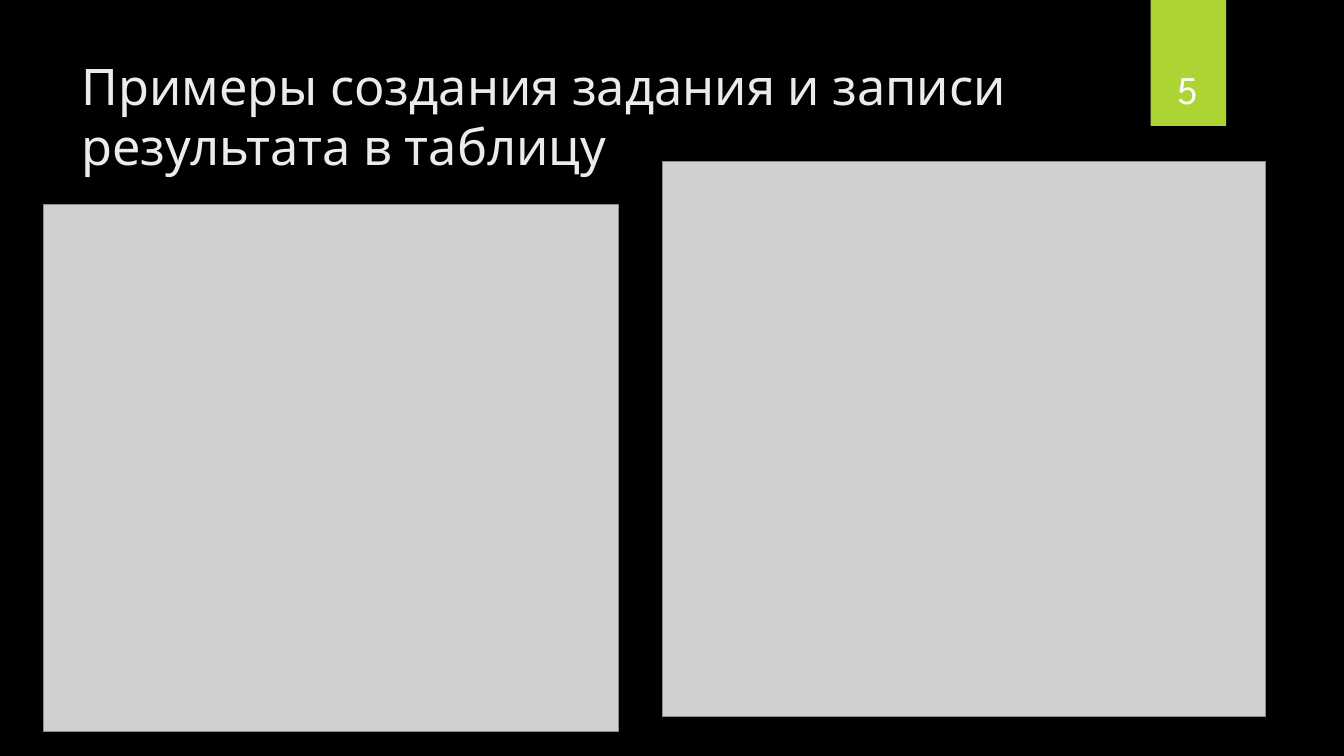
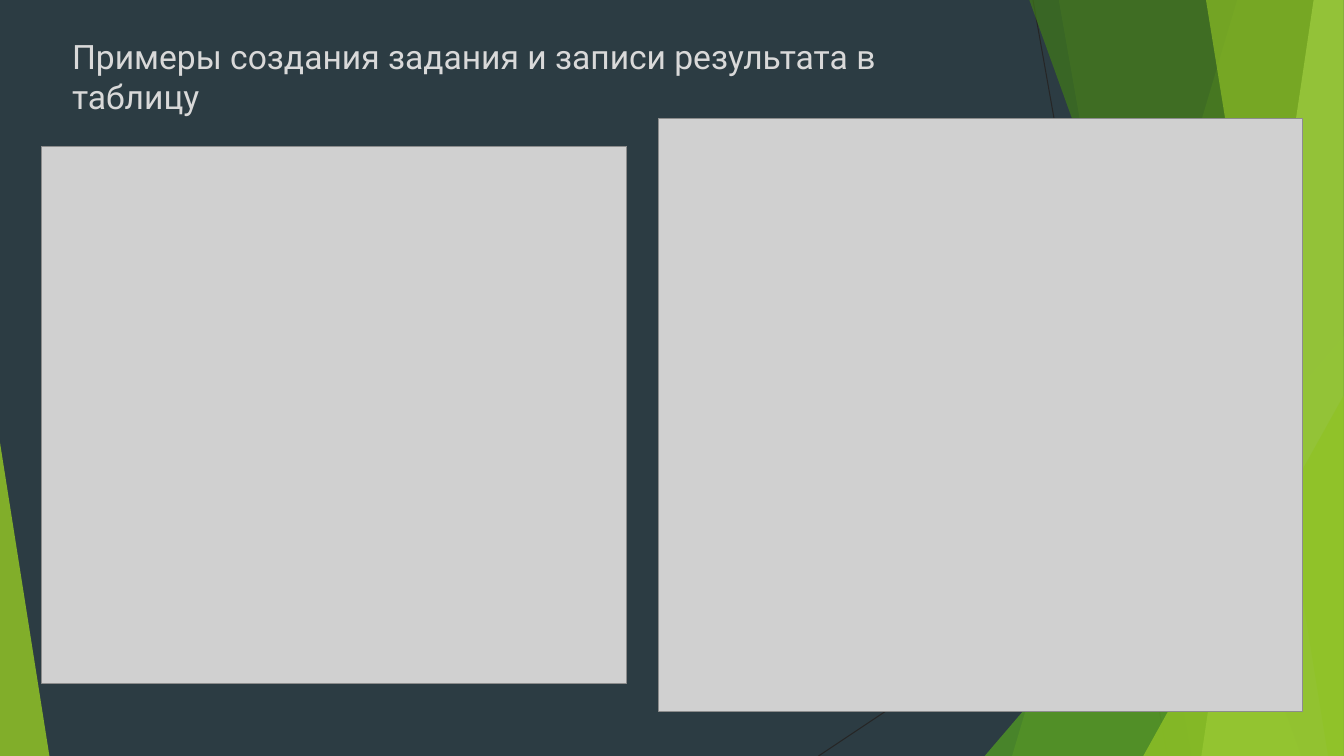
Before and after one commit to BorislavTimoshin/TaskCompletionDiary, a slide deck: slide 7 of description_project/Презентация.pptx (slide 5 before the commit). Drawn at 1344x756 pixels with LibreOffice and Linux fonts; fonts in the diff are those of the drawing; grey boxes stand for pictures; background and template pictures are left out. Boxes give left, top, right and bottom in pixels: in the first picture for what was removed or moved away, otherwise in the second. Text is boxed around its words. In the diff, an @@ line names an element or a change of style, - is before the commit and + after.

```diff
--- a/description_project/Презентация.pptx
+++ b/description_project/Презентация.pptx
@@ background picture (left out) to #2C3C43 @@
@@ rectangle removed at (x1=1150, y1=0, x2=1226, y2=126) @@
@@ title "Примеры создания задания и записи ..." moved from (x1=81, y1=69, x2=1006, y2=177) to (x1=72, y1=45, x2=875, y2=116) @@
@@ title "Примеры создания задания и записи ..." at (x1=72, y1=45, x2=875, y2=116): size 36 to 24 pt, font League Spartan to Roboto, text colour #EBEBEB to #D9D9D9 @@
@@ page number removed at (x1=1177, y1=78, x2=1198, y2=105) @@
-5
@@ picture resized from (x1=662, y1=161, x2=1265, y2=717) to (x1=658, y1=118, x2=1303, y2=711) @@
@@ picture resized from (x1=43, y1=205, x2=618, y2=732) to (x1=41, y1=146, x2=627, y2=684) @@
@@ group added at (x1=0, y1=0, x2=1344, y2=756): 5 freeform shapes, 3 triangles, 2 lines @@
```
Also in this commit, not shown: 4 other slides changed, 5 slides added, 2 slides removed, 1 other file.
